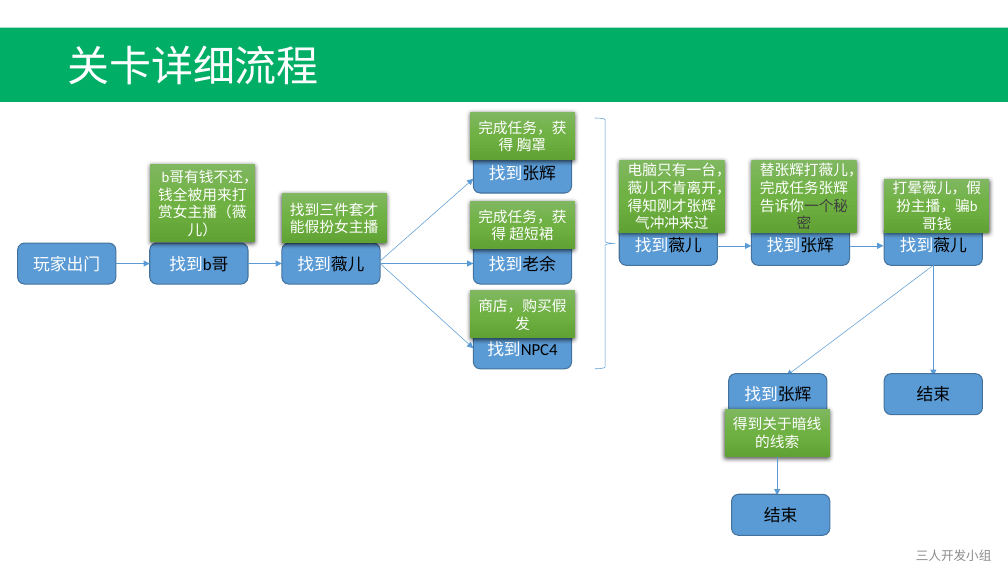
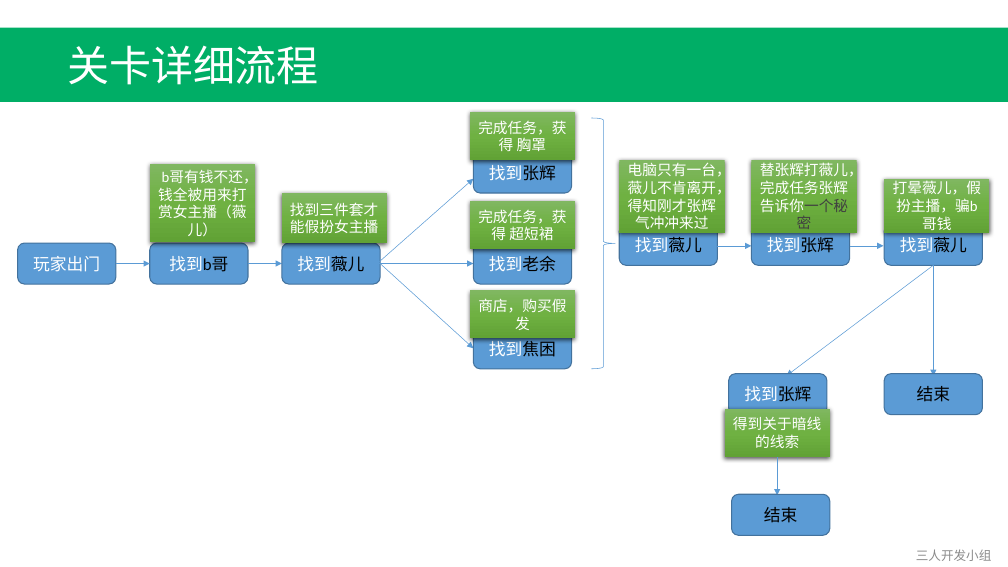
Before and after one commit to Fordebt/Give-me-my-money, a slide deck: slide 4 of 关卡2-李硕.pptx (slide 5 before the commit). Drawn at 1008x567 pixels with LibreOffice and Linux fonts; fonts in the diff are those of the drawing. Boxes give left, top, right and bottom in pixels: in the first picture for what was removed or moved away, otherwise in the second. Text is boxed around its words. In the diff, an @@ line names an element or a change of style, - is before the commit and + after.

```diff
--- a/关卡2-李硕.pptx
+++ b/关卡2-李硕.pptx
@@ right brace: place and size @@
-right brace at box(595, 118, 616, 369)
+right brace at box(591, 118, 616, 369)
@@ text in rounded rectangle at box(489, 338, 556, 357): text changed; text colour #000000 to #FFFFFF @@
-找到NPC4
+找到焦困
```
Also in this commit, not shown: 1 other slide changed, 6 other files.
